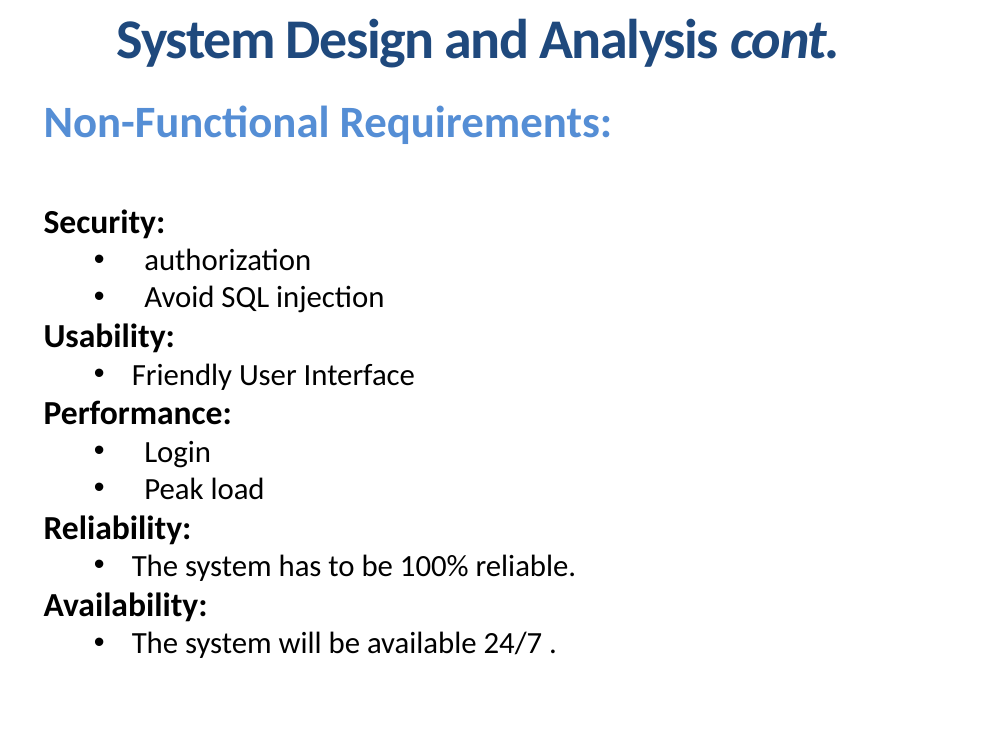
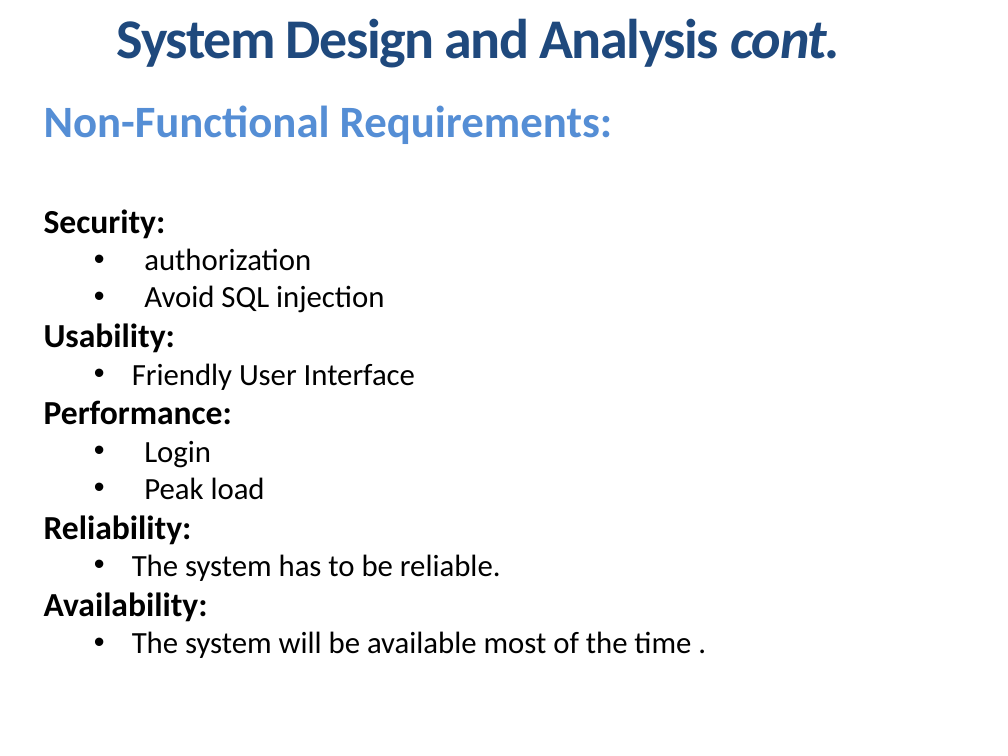
Before and after one commit to mahmoud-mosaad/BuyIt, a slide deck: slide 43 of docs/Intelligent-Transportation-System-v2.3.pptx (slide 38 before the commit). Drawn at 1008x756 pixels with LibreOffice and Linux fonts; fonts in the diff are those of the drawing. Boxes give left, top, right and bottom in pixels: in the first picture for what was removed or moved away, otherwise in the second. Text is boxed around its words. In the diff, an @@ line names an element or a change of style, - is before the commit and + after.

```diff
--- a/docs/Intelligent-Transportation-System-v2.3.pptx
+++ b/docs/Intelligent-Transportation-System-v2.3.pptx
@@ text at [132,554,501,581]: text changed @@
-  • The system has to be 100% reliable.
+  • The system has to be reliable.
@@ text at [132,631,691,658]: text changed @@
-  • The system will be available 24/7 .
+  • The system will be available most of the time .
```
Also in this commit, not shown: 3 other slides changed, 5 slides added, 1 other file.
